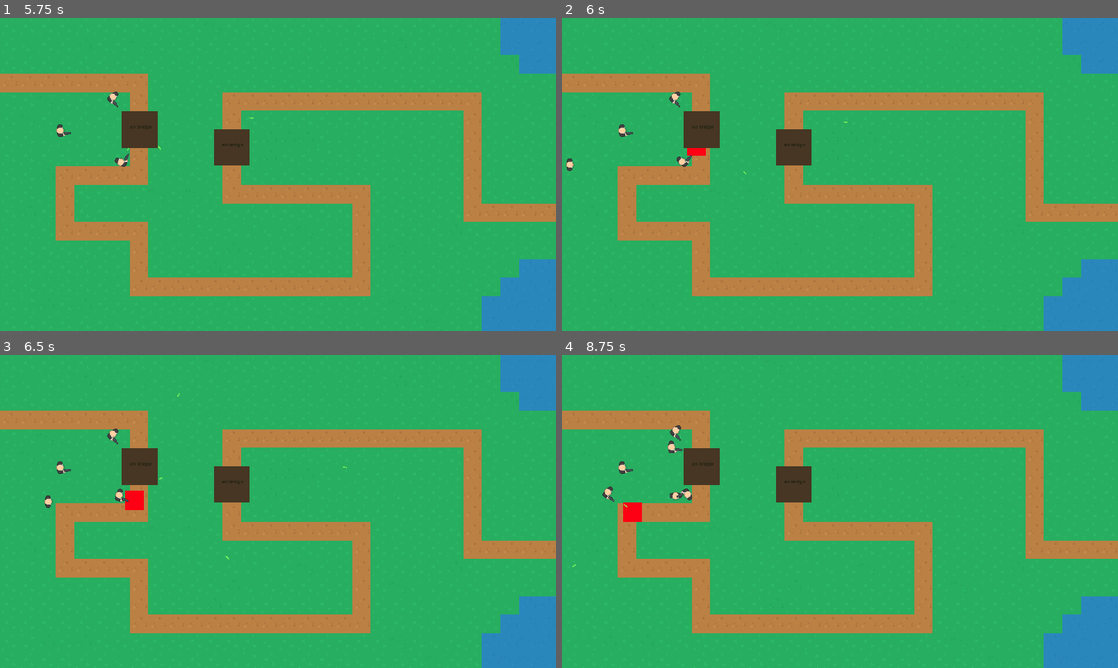
Above: before the commit, frames 1-4 (two rows, left to right).
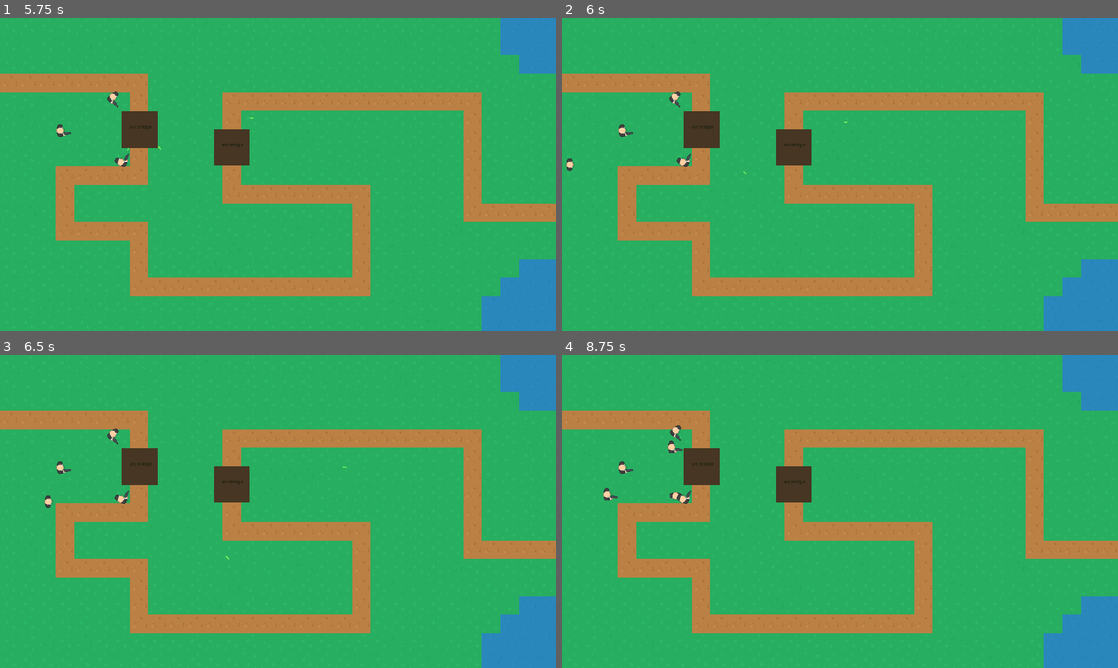
Above: after the commit, the same moments.

Repository: egreenfield323/CS390-group-prototype
Game: Godot game, scene res://Scenes/Levels/level_1.tscn
The game is run twice, just before and just after one commit, with the same random seed, the same clock (stepped at 60 frames per second) and the same inputs.
Inputs (mouse positions are in pixels of both pictures, inside the frame that each line leads up to):
- Up to frame 1 (5.75 s): move the mouse to (400, 158) at 0.52 s; hold D (move_right) 0.53-1.28 s; tap Space (clone) every 0.75 s from 0.6 to 5.1 s; move the mouse to (166, 190) at 1.27 s; hold S (move_down) 1.28-2.03 s; move the mouse to (333, 105) at 2.02 s; hold D (move_right) 2.03-2.78 s; move the mouse to (250, 237) at 2.77 s; hold W (move_up) 2.78-3.53 s; move the mouse to (444, 221) at 3.52 s; hold A (move_left) 3.53-5.03 s; move the mouse to (111, 127) at 4.27 s; move the mouse to (305, 174) at 5.02 s; hold S (move_down) from 5.03 s (still down)
- Up to frame 2 (6 s): tap Enter at 5.75 s; move the mouse to (756, 96) at 5.77 s; release S (move_down) at 5.78 s; hold D (move_right) from 5.78 s (still down); tap Space (clone) at 5.85 s
- Up to frame 3 (6.5 s): keep holding D (move_right)
- Up to frame 4 (8.75 s): move the mouse to (962, 495) at 6.52 s; release D (move_right) at 6.53 s; hold W (move_up) 6.53-7.28 s; tap Space (clone) at 6.6, 7.35, 8.1 s; move the mouse to (728, 527) at 7.27 s; hold D (move_right) 7.28-8.03 s; move the mouse to (895, 442) at 8.02 s; hold S (move_down) from 8.03 s (still down)

Frame 1 is identical in both runs. In frame 2, 0.1% of the frame differs, in the area x 20-26%, y 41-48%; in frame 3, 0.3%; in frame 4, 0.4%, in the area x 1-24%, y 42-68%.

Commit message:
implement enemy hitbox

Diff:
--- a/Project/group-prototype/inDev/Enemy.tscn
+++ b/Project/group-prototype/inDev/Enemy.tscn
@@ -43,6 +43,9 @@
 "idle": SubResource("Animation_6agcf")
 }
 
+[sub_resource type="RectangleShape2D" id="RectangleShape2D_vmewk"]
+size = Vector2(70, 71)
+
 [node name="Enemy" type="CharacterBody2D" groups=["Enemies", "enemy"]]
 collision_layer = 4
 script = ExtResource("1_mdr5b")
@@ -63,3 +66,11 @@
 "": SubResource("AnimationLibrary_554m1")
 }
 autoplay = "idle"
+
+[node name="Hitbox" type="Area2D" parent="."]
+
+[node name="CollisionShape2D" type="CollisionShape2D" parent="Hitbox"]
+position = Vector2(-1, 0.5)
+shape = SubResource("RectangleShape2D_vmewk")
+
+[connection signal="body_entered" from="Hitbox" to="." method="_on_hitbox_body_entered"]
--- a/Project/group-prototype/inDev/enemy.gd
+++ b/Project/group-prototype/inDev/enemy.gd
@@ -24,3 +24,9 @@
 
 func getDirection():
 	return direction
+
+
+func _on_hitbox_body_entered(body: Node2D) -> void:
+	if body.name.match("Bullet"):
+		body.queue_free()
+		self.queue_free()
Not shown: 1 places in Project/group-prototype/inDev/Enemy.tscn that only renumber resources
